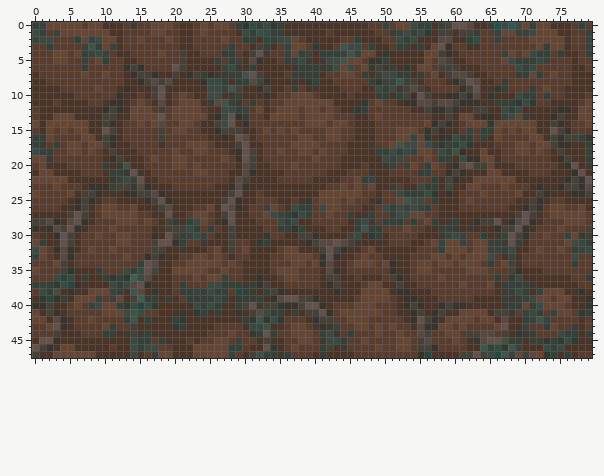
A sprite sheet gets an edit: Resources/Textures/Backgrounds/DruidBiomeBackgroundCave1.png. That is the earlier state.
The file is 160x96 pixels, drawn in blocks of 2x2; one block is one cell here. Colours within 5 levels of each other are drawn and written as one.
The same view after the edit:
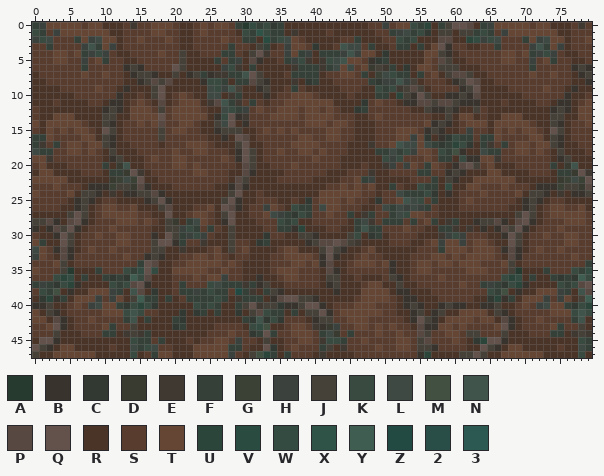
Palette (. is transparent): A #263a30  B #38342d  C #323832  D #393a30  E #3f3931  F #354039  G #3b4135  H #3b423d  J #464138  K #394a41  L #3f4944  M #425042  N #41544b  P #574841  Q #62524b  R #4a3428  S #583d2e  T #654635  U #2c453a  V #294b40  W #334b40  X #2f5346  Y #3f5e51  Z #224942  2 #284e47  3 #2c5952
Diff:
Changed rows in their new state; - is an unchanged pixel.
first column x 7:
 0 ---------------------------------------------------------FHTTTT-S------E-
 1 ---------------------------------------------------------KFSH-TTT-------S
 2 ---------------------------------------------------------HKL---F-HL-----T
 3 -----------------------------------------------------------F----HN--H---S
 4 ------------------------------------------------------------T---FHKHS---S
 5 -------------------------------------------------------------TSSHSTF---R-
 6 --------------------------------------------------------------SSF-----BJB
 7 --------------------------------------------------------------SS-S-----BJ
 8 ------------------------------------------------------------S-----------B
 9 -----------------------------------------------------------RR---S-----B--
10 ----------------------------------------------------------R---RSS-S--B---
11 -----------------------------------------------------------RSRRRR---BB---
12 --------------------------S------------------------------S--RRR----BJ----
13 --------------------------S------------------------------SR-TT-R---J-----
14 S---------------------------------------------------------R-----S--------
15 -S-------------------------------------------------------SR------S---R---
16 ----------------------------------------------------------F----------RSSS
17 ---------------------------------------------------------FE-F--------R-SS
18 ---------------------------------------------------------LFF------------S
19 -----------------------------------------------------------E------------R
20 ---------------------------------------------------------S---------F-DN-R
21 --------------------------------------------------------------------FFD-E
22 --------------------------------------------------------------------DGLG-
23 ------------------------------------------------------------------BBG--D-
24 ----------------------------------------------------------------J---E----
25 ---------------------------------------------------------------B---------
26 -----------------------------------------------------------------R-------
28 -----------------------------------------------------------PBR-----------
29 ---------------------------------------------------------B--P-----------S
30 ---------------------------------------------------------S-RB--R-----T-SS
31 ----------------------------------------------------------SRR-J-------TSS
32 ----------------------------------------------------------TSBPB-------SSS
33 ----------------------------------------------------------T--PB-------T--
34 ----------------------------------------------------------S-----------S-F
35 --------------------------------------------------------------A---F---KFW
36 -----------------------------------------------------------SKUW-F--FCFCYK
37 ---------------------------------------------------------FHFCKUBR---KFKPQ
38 ----------------------------------------------------------KFMRBR-T--HF-NP
39 ----------------------------------------------------------CUBFRTT-H-H--JY
40 ---------------------------------------------------------BBJRRS-SHL--FCKU
41 ------------------------------------------------------------BR-SSS-T--KNK
42 -------------------------------------------------------------B-SSTS---FNR
43 -------------------------------------------------------------B-S--S-F-SJR
44 ---------------------------------------------------------SS---RRS--FFREJE
45 ---------------------------------------------------------U--BRR-RRRRRRRKF
46 ---------------------------------------------------------QJBRTT---RRS--LF
47 ----------------------------------------------------------RRTT-T--RR-R-KR
